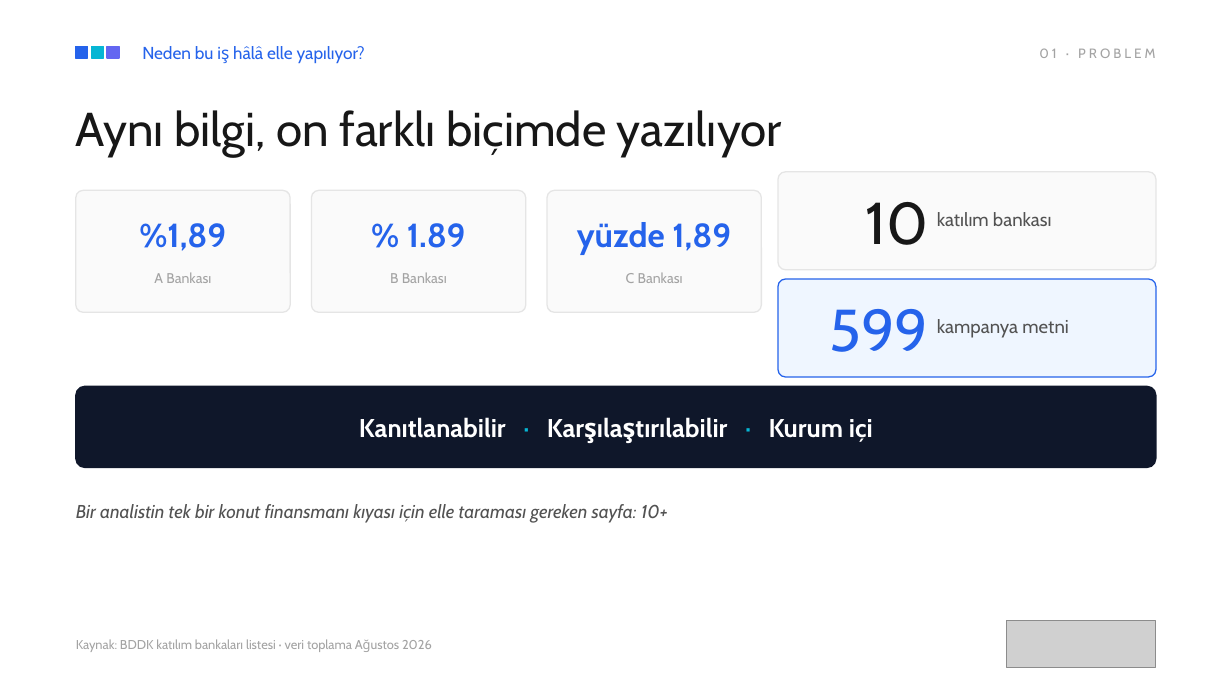
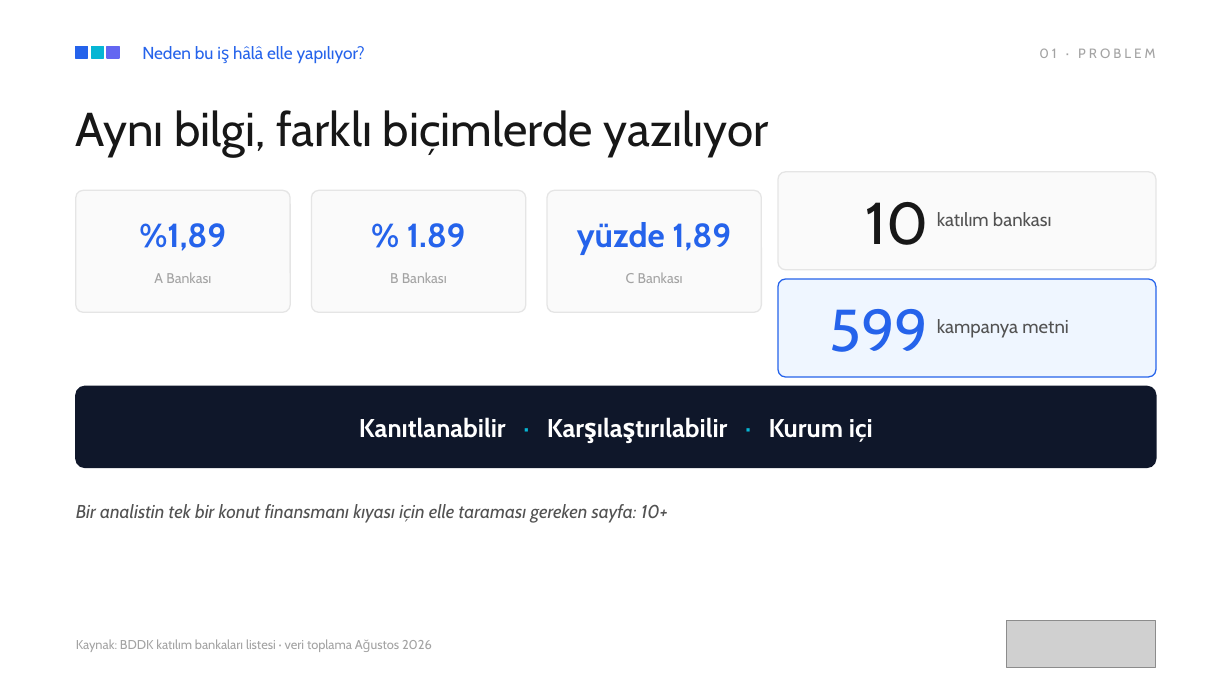
Before and after one commit to SmartData58/Teknofest2026_FinAgent, a slide deck: slide 3 of SmartData-BiQuery-Sunum.pptx. Drawn at 1232x693 pixels with LibreOffice and Linux fonts; fonts in the diff are those of the drawing; grey boxes stand for pictures; background and template pictures are left out. Boxes give left, top, right and bottom in pixels: in the first picture for what was removed or moved away, otherwise in the second. Text is boxed around its words. In the diff, an @@ line names an element or a change of style, - is before the commit and + after.

```diff
--- a/SmartData-BiQuery-Sunum.pptx
+++ b/SmartData-BiQuery-Sunum.pptx
@@ text at box(76, 110, 769, 158): text changed @@
-Aynı bilgi, on farklı biçimde yazılıyor
+Aynı bilgi, farklı biçimlerde yazılıyor
```
Also in this commit, not shown: 10 other slides changed, 3 slides added.
